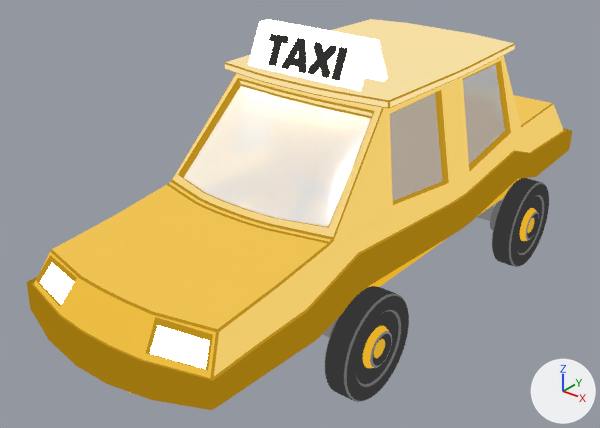
Two versions of the glTF model assets/3D/cars/TAXI-downsized.glb, one commit apart.
The view is the same before and after, from a camera (50 mm lens) standing at (2.29, -3.34, 2.37) and looking at (-0.12, -0.33, 0.5). Lighting does not change. The marker at lower right points along +X, +Y and +Z. Vertices at the same position are counted once.

In view in the first picture: 'TAXI.001', 'Taxiräder'.
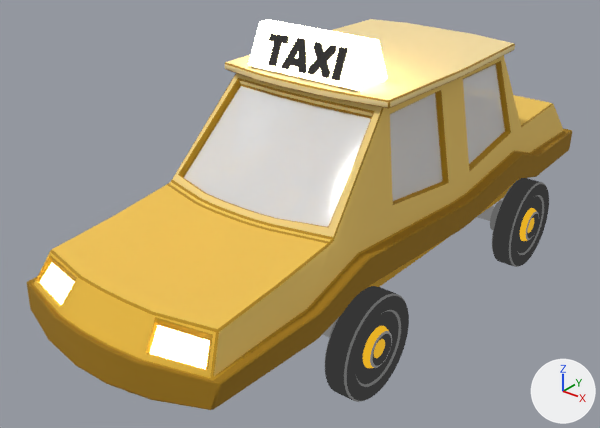
Location of each change, (x1, y1, x2, y2) in pixels of the pictures (600 x 428 px):
part 1 of me_cube_009, recoloured (yellow to brown): (27, 19, 572, 410) in both

Patch to the scene script:
```diff
--- a/assets/3D/cars/TAXI-downsized.glb.py
+++ b/assets/3D/cars/TAXI-downsized.glb.py
@@ mat_material @@
+mat_material = principled_material('_MATERIAL')
+mat_material.texture = img_gradienttextures
+mat_material.roughness = 1.0
@@ me_cube_009 @@
 me_cube_009.from_pydata(...)  # 7713 vertices, 15386 faces; spans x -0.56..0.58, y -1.79..1.61, z 0.29..1.48
 # used by ob_taxi_001; location = (0.0, 0.0, 0.0)
+# me_cube_009 part 1: all 13380 faces that had it switch from mat_auto_004 to mat_material (picture img_gradienttextures)
 me_cube_009.materials.append(mat_glas_004)
-me_cube_009.materials.append(mat_auto_005)
 me_cube_009.materials.append(mat_scheinwerfer)
```
